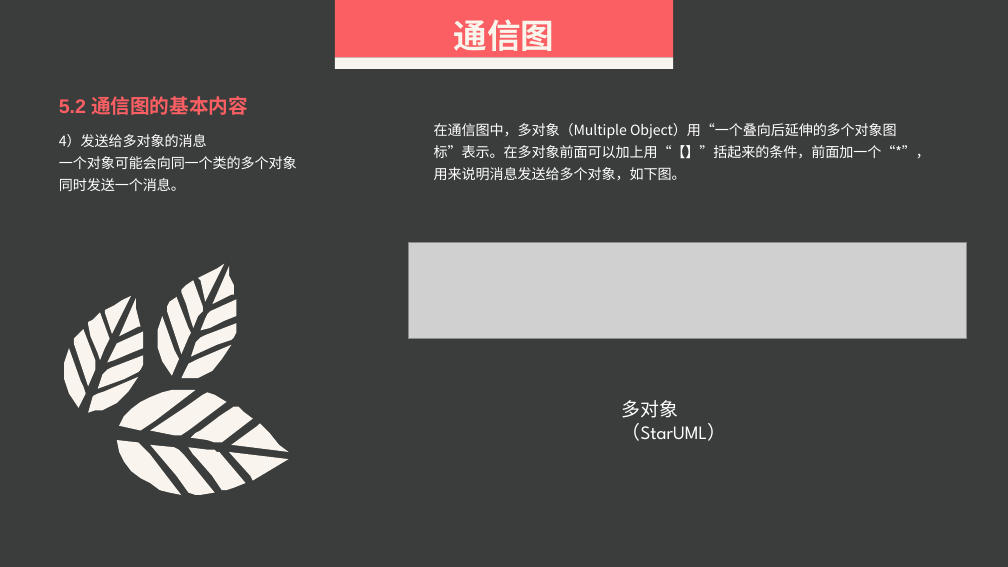
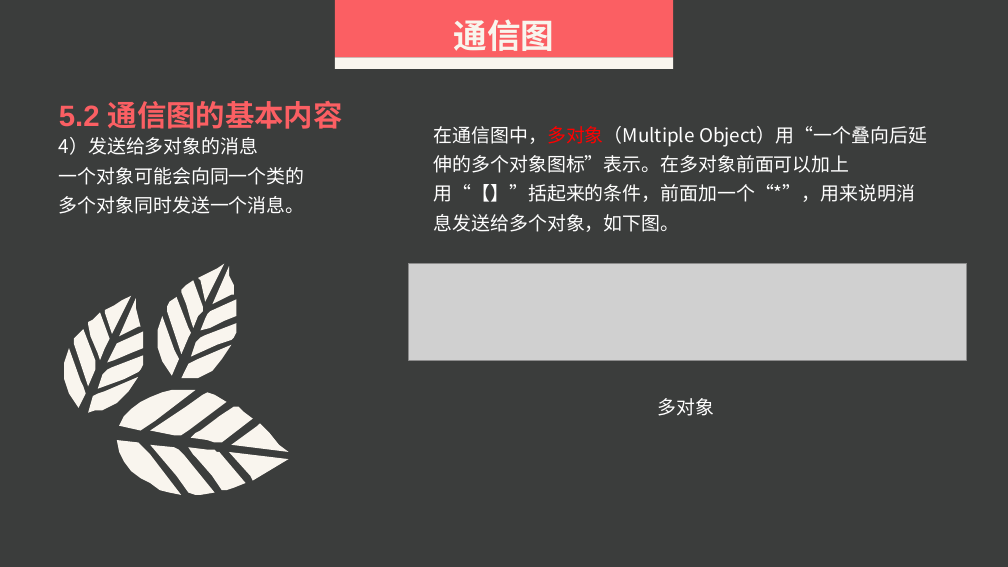
Before and after one commit to SarielX98/PRD2018G14, a slide deck: slide 67 of 受控文档/PPT/PRD2018-G14-UML基础I.pptx. Drawn at 1008x567 pixels with LibreOffice and Linux fonts; fonts in the diff are those of the drawing; grey boxes stand for pictures. Boxes give left, top, right and bottom in pixels: in the first picture for what was removed or moved away, otherwise in the second. Text is boxed around its words. In the diff, an @@ line names an element or a change of style, - is before the commit and + after.

```diff
--- a/受控文档/PPT/PRD2018-G14-UML基础I.pptx
+++ b/受控文档/PPT/PRD2018-G14-UML基础I.pptx
@@ text "5.2 通信图的基本内容" at [59, 101, 343, 129]: size 18.6 to 28 pt @@
@@ text "在通信图中，多对象（Multiple Object）用“一个叠向后延伸的多个对象图标”表示。在多对象前面可以加上用“【】 ..." at [434, 126, 927, 232]: size 13.3 to 18 pt; text colour #FFFFFF to #FF0000 in "在通信图中，多对象（Multiple" @@
@@ text "4）发送给多对象的消息" at [59, 137, 305, 214]: size 13.3 to 18 pt @@
@@ picture: place and size @@
-picture at [408, 242, 966, 339]
+picture at [408, 264, 966, 361]
@@ text at [658, 398, 715, 416]: text changed @@
-多对象（StarUML）
+多对象
```
Also in this commit, not shown: 45 other slides changed.
